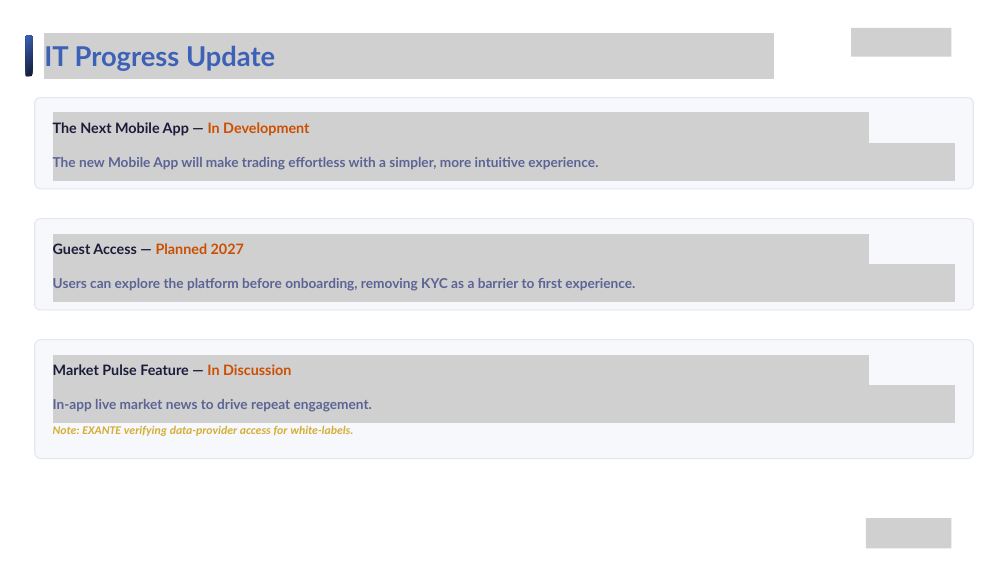
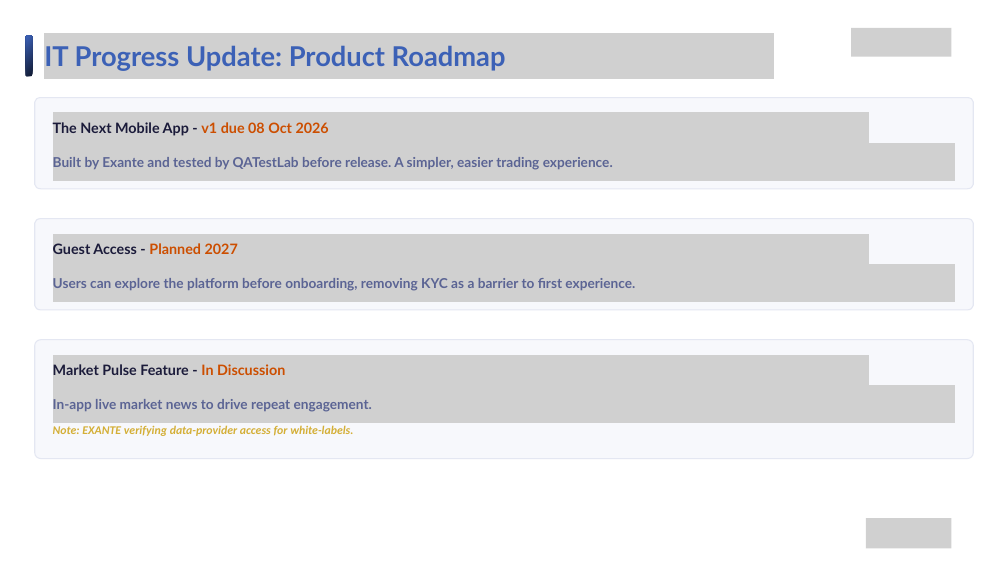
Before and after one commit to hatemmsc-ops/HatemIsa_202508993_IT9002_NLP_Project, a slide deck: slide 8 of emyaa-ceo-deck/output/ceo-update/eMYAA_Performance_Analysis_-_01.10.2026_-_Updated_29_Sep.pptx (slide 5 before the commit). Drawn at 1008x567 pixels with LibreOffice and Linux fonts; fonts in the diff are those of the drawing; grey boxes stand for pictures. Boxes give left, top, right and bottom in pixels: in the first picture for what was removed or moved away, otherwise in the second. Text is boxed around its words. In the diff, an @@ line names an element or a change of style, - is before the commit and + after.

```diff
--- a/emyaa-ceo-deck/output/ceo-update/eMYAA_Performance_Analysis_-_01.10.2026_-_Updated_29_Sep.pptx
+++ b/emyaa-ceo-deck/output/ceo-update/eMYAA_Performance_Analysis_-_01.10.2026_-_Updated_29_Sep.pptx
@@ text at (x1=44, y1=45, x2=506, y2=71): text changed @@
-IT Progress Update
+IT Progress Update: Product Roadmap
@@ text at (x1=53, y1=122, x2=329, y2=136): text changed @@
-The Next Mobile App — In Development
+The Next Mobile App - v1 due 08 Oct 2026
@@ text at (x1=53, y1=157, x2=613, y2=170): text changed @@
-The new Mobile App will make trading effortless with a simpler, more intuitive experience.
+Built by Exante and tested by QATestLab before release. A simpler, easier trading experience.
@@ text at (x1=53, y1=243, x2=238, y2=254): text changed @@
-Guest Access — Planned 2027
+Guest Access - Planned 2027
@@ text at (x1=53, y1=364, x2=285, y2=375): text changed @@
-Market Pulse Feature — In Discussion
+Market Pulse Feature - In Discussion
```
Also in this commit, not shown: 4 other slides changed, 4 slides added, 14 other files.
